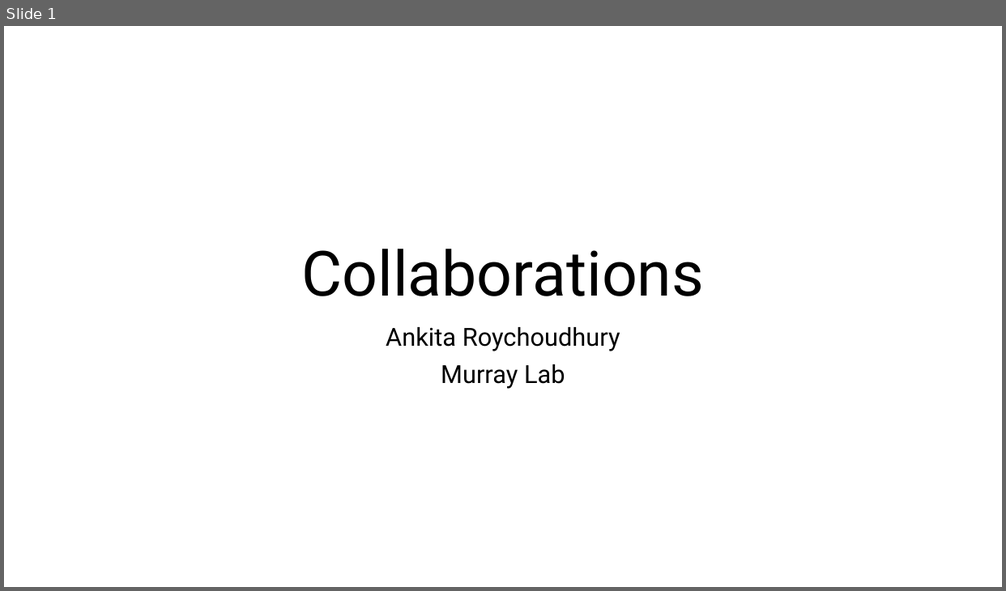
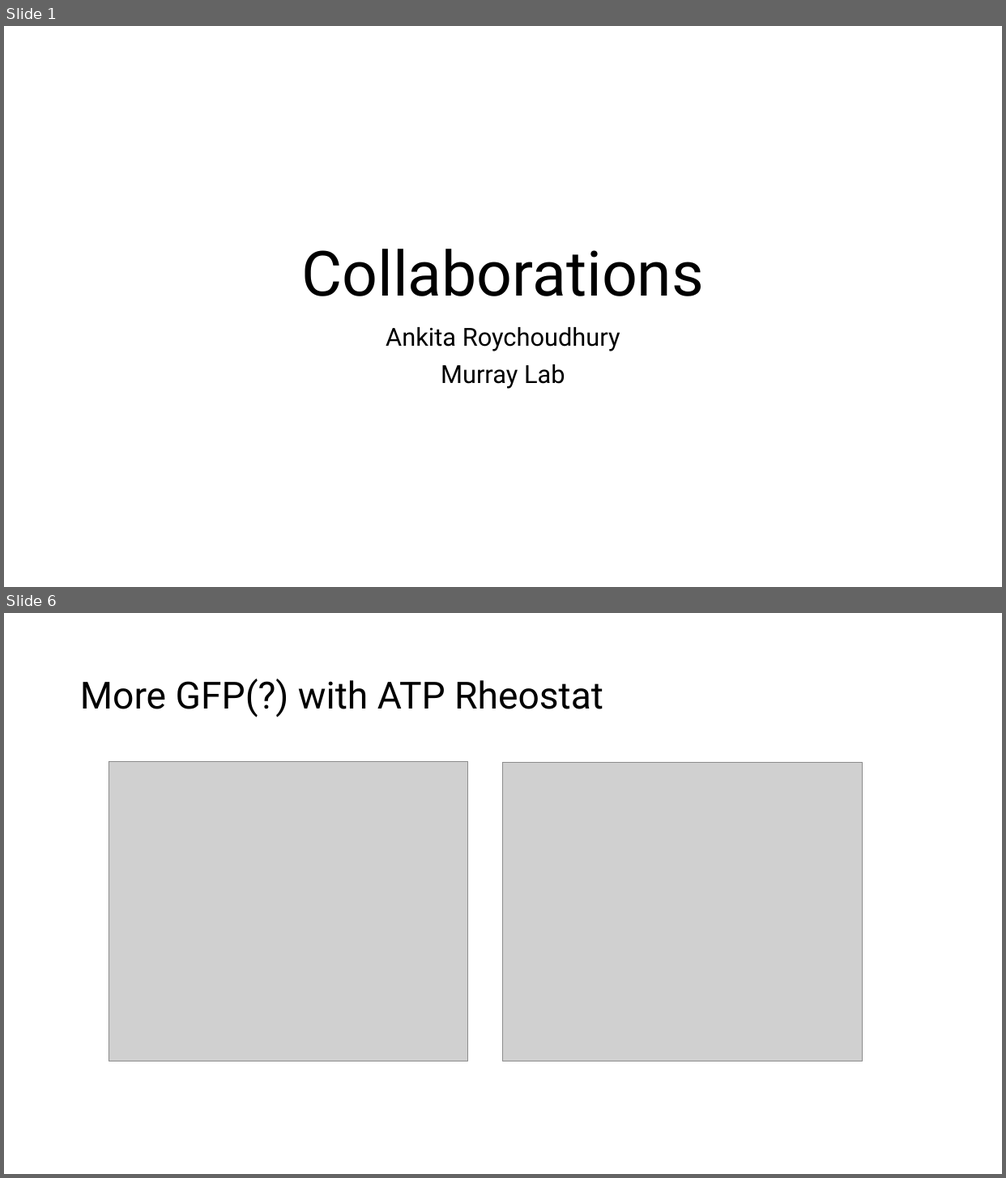
Before and after one commit to AnkitaRoychoudhury/ug_murray, a slide deck: miscellaneous/presentations/20200802_collabs.pptx. Shown one above the other, each under a label of ours: slide 1 before the commit, slides 1 and 6 after it; the slides between them are not shown. The pictures are 1006x591 and 1006x1178 pixels, drawn with LibreOffice and Linux fonts; fonts in the diff are those of the drawing; grey boxes stand for pictures. Boxes give left, top, right and bottom in pixels: in the first picture for what was removed or moved away, otherwise in the second. Text is boxed around its words. In the diff, an @@ line names an element or a change of style, - is before the commit and + after.

```diff
--- a/miscellaneous/presentations/20200802_collabs.pptx
+++ b/miscellaneous/presentations/20200802_collabs.pptx
@@ slide 6 added at [4,613,1002,1174], background #FFFFFF @@
@@ title added at [80,679,603,717], 36 pt, text #000000 @@
+More GFP(?) with ATP Rheostat
@@ picture added at [108,762,468,1062] @@
@@ picture added at [503,762,863,1062] @@
```
Also in this commit, not shown: 1 slide changed, 3 other slides added, 1 slide removed, 8 other files.
